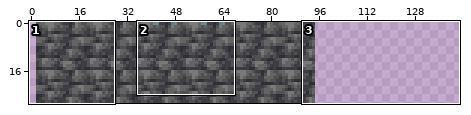
Sprite sheet, stored at data/image_2.png. Above, an overview of the earlier version with the close-up marked.
Close-up. The starting point:
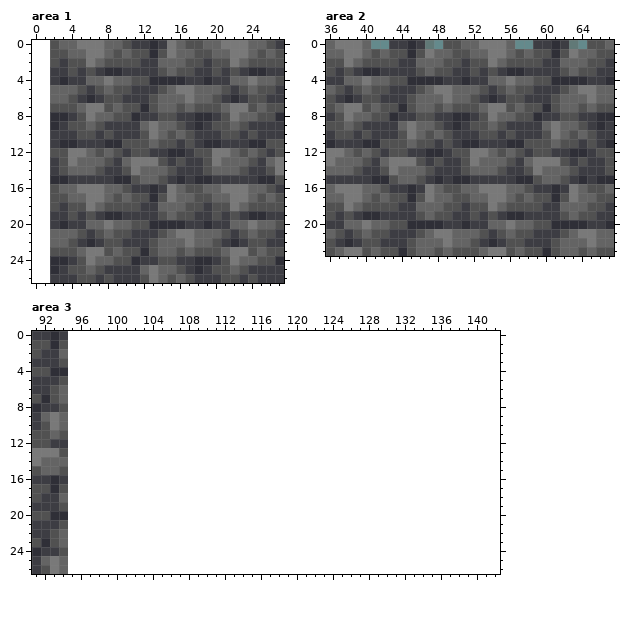
The file is 279x81 pixels, drawn in blocks of 3x3; one block is one cell here. Shown: area 1: x 0..27, y 0..26; area 2: x 36..67, y 0..23; area 3: x 91..142, y 0..26. The old version is drawn lined up with the new one, on the new canvas.
And afterwards:
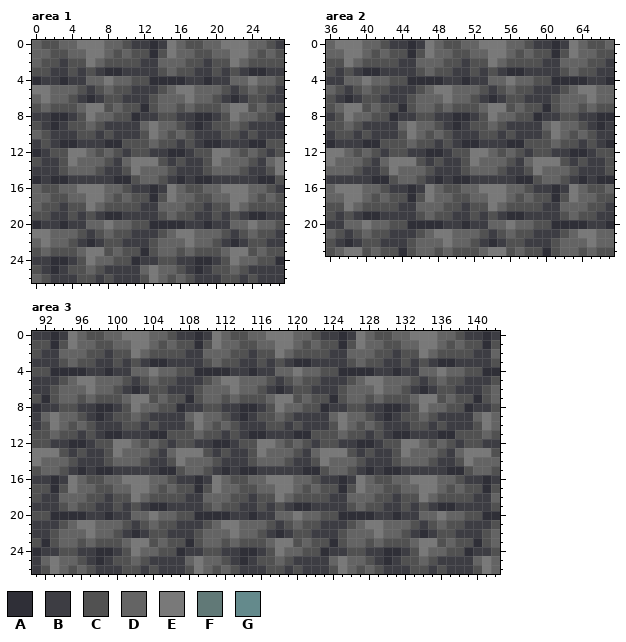
Palette (. is transparent): A #2f2f37  B #3d3d43  C #515151  D #646464  E #797979  F #617977  G #648a8c
Diff:
canvas 93x27 -> 143x27, the old top-left corner now at 2,0
--- area 1
@@ x 0..3 @@
- 0 ..CD
- 1 ..CC
- 2 ..CB
- 3 ..BB
- 4 ..BA
- 5 ..DD
- 6 ..DD
- 7 ..CC
- 8 ..AA
- 9 ..AB
-10 ..BB
-11 ..BA
-12 ..CC
-13 ..BC
-14 ..BC
-15 ..AA
-16 ..CD
-17 ..CC
-18 ..CB
-19 ..BB
-20 ..BA
-21 ..DD
-22 ..DD
-23 ..CC
-24 ..AA
-25 ..AB
-26 ..BB
+ 0 DCCD
+ 1 DDCC
+ 2 DCCB
+ 3 CCBB
+ 4 ABBA
+ 5 EEDD
+ 6 DEDD
+ 7 CDCC
+ 8 BBAA
+ 9 CBAB
+10 DCBB
+11 BCBA
+12 ABCC
+13 CBBC
+14 BBBC
+15 ABAA
+16 DCCD
+17 DDCC
+18 DCCB
+19 CCBB
+20 ABBA
+21 EEDD
+22 DEDD
+23 CDCC
+24 BBAA
+25 CBAB
+26 DCBB
--- area 2
@@ x 36..67 @@
- 0 DEEEDGGBBABFGCCDDEEEDGGBBABFGCCD
+ 0 DEEEDDCBBABEDCCDDEEEDDCBBABEDCCD
  1 DDEEDCDCCACEDDCCDDEEDCDCCACEDDCC
--- area 3
@@ x 91..142 @@
- 0 BBAB................................................
- 1 CCAC................................................
- 2 CBBD................................................
- 3 BBBC................................................
- 4 CCAA................................................
- 5 BBBC................................................
- 6 BBCD................................................
- 7 CACD................................................
- 8 ABBC................................................
- 9 BDED................................................
-10 BCED................................................
-11 CCDC................................................
-12 CCBB................................................
-13 EEEC................................................
-14 EDDD................................................
-15 CDDC................................................
-16 BBAB................................................
-17 CCAC................................................
-18 CBBD................................................
-19 BBBC................................................
-20 CCAA................................................
-21 BBBC................................................
-22 BBCD................................................
-23 CACD................................................
-24 ABBC................................................
-25 BDED................................................
-26 BCED................................................
+ 0 BBABEDCCDDEEEDDCBBABEDCCDDEEEDDCBBABEDCCDDEEEDDCBBAB
+ 1 CCACEDDCCDDEEDCDCCACEDDCCDDEEDCDCCACEDDCCDDEEDCDCCAC
+ 2 CBBDDDCCBCCEDCCCCBBDDDCCBCCEDCCCCBBDDDCCBCCEDCCCCBBD
+ 3 BBBCDCCBBCBCBAABBBBCDCCBBCBCBAABBBBCDCCBBCBCBAABBBBC
+ 4 CCAAAABBABBDDEDDCCAAAABBABBDDEDDCCAAAABBABBDDEDDCCAA
+ 5 BBBCDEEDDDCBCDCCBBBCDEEDDDCBCDCCBBBCDEEDDDCBCDCCBBBC
+ 6 BBCDDDEDDCBABCCBBBCDDDEDDCBABCCBBBCDDDEDDCBABCCBBBCD
+ 7 CACDDCDCCCDEECDCCACDDCDCCCDEECDCCACDDCDCCCDEECDCCACD
+ 8 ABBCCBBAABCEDDCCABBCCBBAABCEDDCCABBCCBBAABCEDDCCABBC
+ 9 BDEDDCBABCCDCBBBBDEDDCBABCCDCBBBBDEDDCBABCCDCBBBBDED
+10 BCEDCDCBBBCCBCBBBCEDCDCBBBCCBCBBBCEDCDCBBBCCBCBBBCED
+11 CCDCCBCBAABBBAACCCDCCBCBAABBBAACCCDCCBCBAABBBAACCCDC
+12 CCBBAABCCEEDCDCBCCBBAABCCEEDCDCBCCBBAABCCEEDCDCBCCBB
+13 EEECBCBBCEDDDCBDEEECBCBBCEDDDCBDEEECBCBBCEDDDCBDEEEC
+14 EDDDCBBBCDDDCBBCEDDDCBBBCDDDCBBCEDDDCBBBCDDDCBBCEDDD
+15 CDDCBABAABBBBBAACDDCBABAABBBBBAACDDCBABAABBBBBAACDDC
+16 BBABEDCCDDEEEDDCBBABEDCCDDEEEDDCBBABEDCCDDEEEDDCBBAB
+17 CCACEDDCCDDEEDCDCCACEDDCCDDEEDCDCCACEDDCCDDEEDCDCCAC
+18 CBBDDDCCBCCEDCCCCBBDDDCCBCCEDCCCCBBDDDCCBCCEDCCCCBBD
+19 BBBCDCCBBCBCBAABBBBCDCCBBCBCBAABBBBCDCCBBCBCBAABBBBC
+20 CCAAAABBABBDDEDDCCAAAABBABBDDEDDCCAAAABBABBDDEDDCCAA
+21 BBBCDEEDDDCBCDCCBBBCDEEDDDCBCDCCBBBCDEEDDDCBCDCCBBBC
+22 BBCDDDEDDCBABCCBBBCDDDEDDCBABCCBBBCDDDEDDCBABCCBBBCD
+23 CACDDCDCCCDEECDCCACDDCDCCCDEECDCCACDDCDCCCDEECDCCACD
+24 ABBCCBBAABCEDDCCABBCCBBAABCEDDCCABBCCBBAABCEDDCCABBC
+25 BDEDDCBABCCDCBBBBDEDDCBABCCDCBBBBDEDDCBABCCDCBBBBDED
+26 BCEDCDCBBBCCBCBBBCEDCDCBBBCCBCBBBCEDCDCBBBCCBCBBBCED
